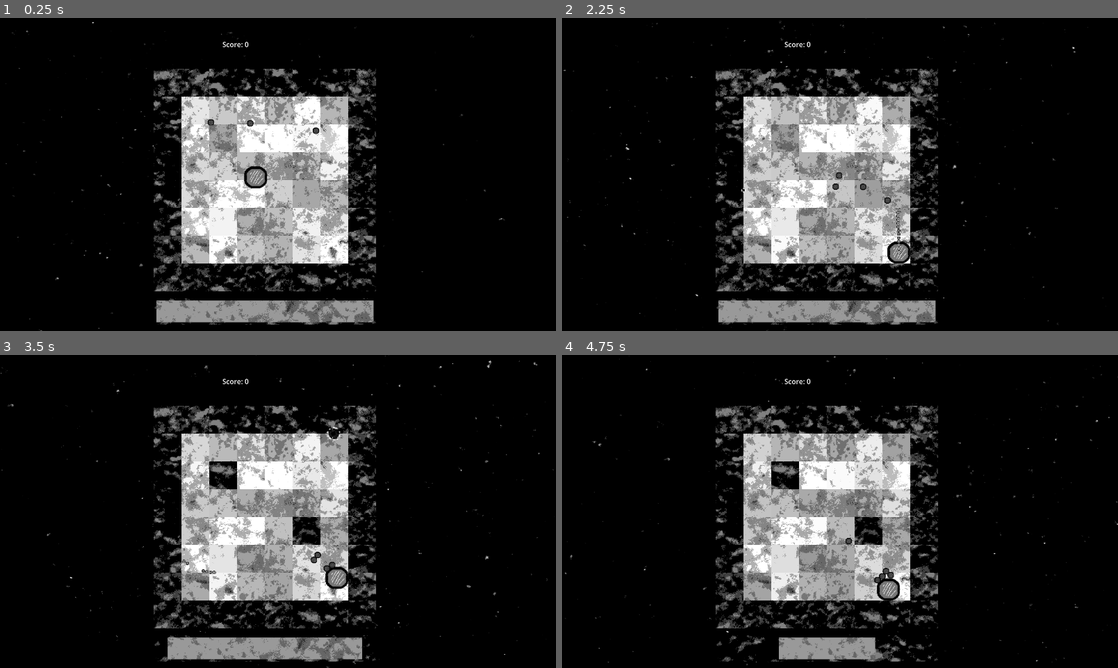
Above: before the commit, frames 1-4 (two rows, left to right).
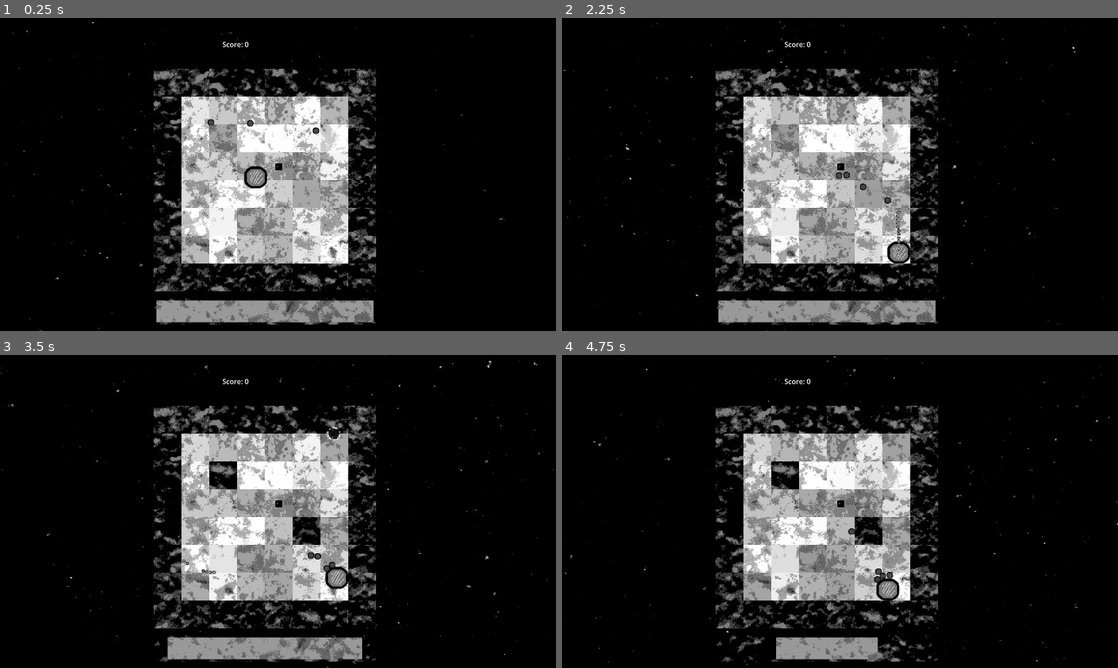
Above: after the commit, the same moments.

Repository: Indivicivet/ludumdare54
Game: Godot game, scene res://ludumdare54.tscn
Two runs of this game, one before a commit and one after it. Both use one fixed random seed, a clock stepped at 60 frames per second and the inputs below.
Inputs (mouse positions are in pixels of both pictures, inside the frame that each line leads up to):
- Up to frame 1 (0.25 s): no input
- Up to frame 2 (2.25 s): move the mouse to (962, 158) at 0.52 s; press the mouse at (962, 158) at 0.53 s; hold Right (right) 0.53-1.28 s; move the mouse to (728, 190) at 1.27 s; release the mouse at (728, 190) at 1.28 s; hold Down (down) 1.28-2.03 s; click (728, 190) at 1.35 s; move the mouse to (895, 105) at 2.02 s; press the mouse at (895, 105) at 2.03 s; hold Right (right) from 2.03 s (still down)
- Up to frame 3 (3.5 s): move the mouse to (250, 574) at 2.77 s; release Right (right) at 2.78 s; release the mouse at (250, 574) at 2.78 s; hold Up (up) from 2.78 s (still down); click (250, 574) at 2.85 s
- Up to frame 4 (4.75 s): move the mouse to (1006, 558) at 3.52 s; release Up (up) at 3.53 s; press the mouse at (1006, 558) at 3.53 s; hold Left (left) from 3.53 s (still down); move the mouse to (673, 464) at 4.27 s; release the mouse at (673, 464) at 4.28 s; click (673, 464) at 4.35 s

The runs differ from the first frame. In frame 1, less than 0.1% of the frame differs, in the area x 49-51%, y 46-49%; in frame 2, less than 0.1%; in frame 3, less than 0.1%; in frame 4, 0.5%, in the area x 38-61%, y 46-98%.

Commit message:
visualize the spawner and move it to the center of a square

Diff:
--- a/ludumdare54.tscn
+++ b/ludumdare54.tscn
@@ -270,12 +270,17 @@
 position = Vector2(648, 68)
 
 [node name="enemy_spawner" type="Node2D" parent="."]
-position = Vector2(614, 371)
+position = Vector2(642, 342)
 script = ExtResource("11_gi10b")
 
 [node name="Timer" type="Timer" parent="enemy_spawner"]
 wait_time = 2.0
 autostart = true
+
+[node name="Sprite2D" type="Sprite2D" parent="enemy_spawner"]
+texture = ExtResource("2_fxmil")
+region_enabled = true
+region_rect = Rect2(482.14, 340.19, 16, 16)
 
 [node name="health_indicator" type="Node2D" parent="."]
 position = Vector2(610, 675)
